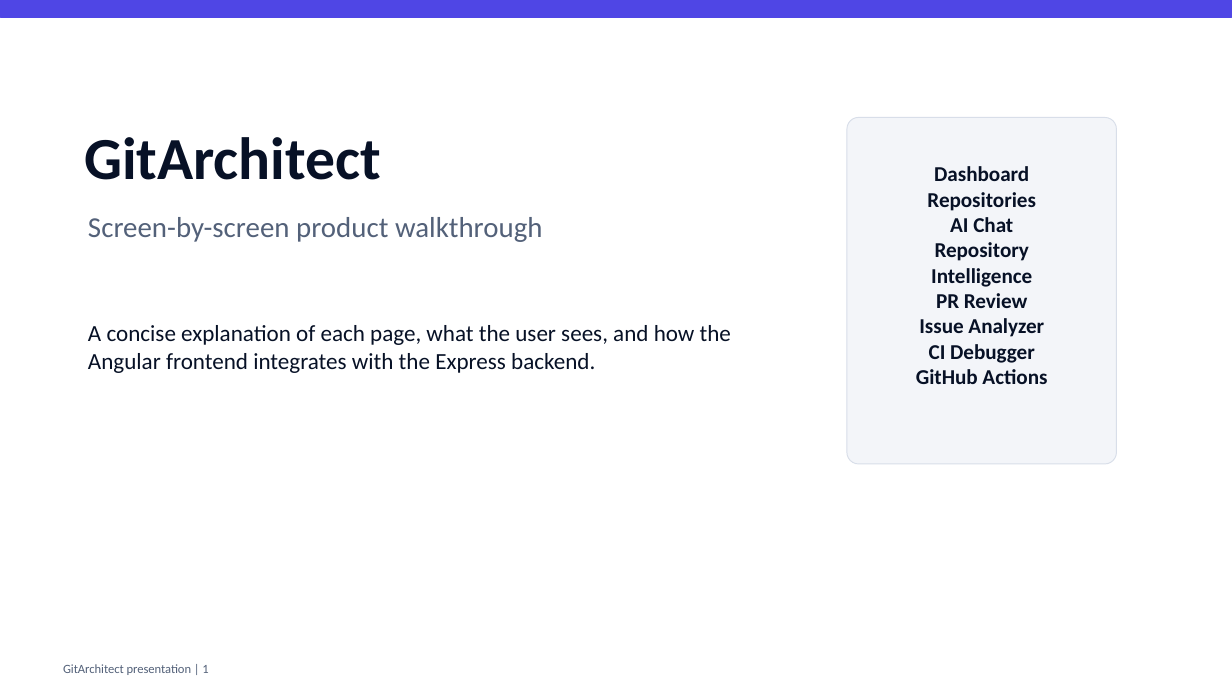
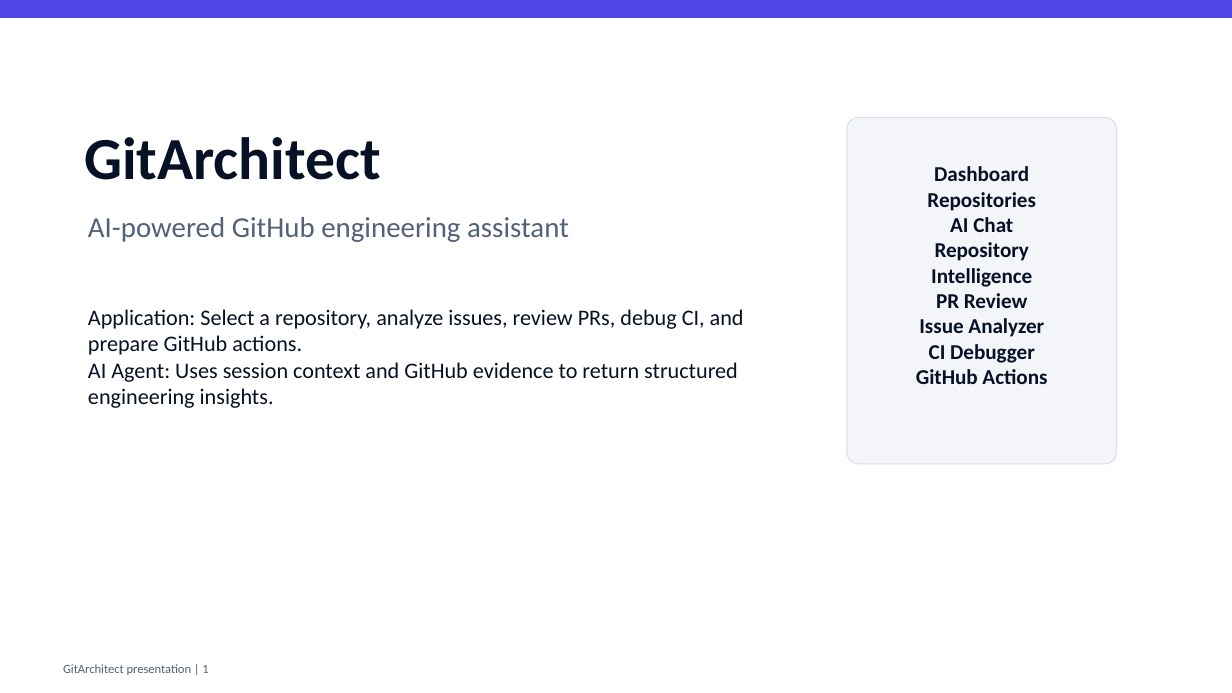
Before and after one commit to Dipak-Ahirav/MCP_GIT_Architect_Backend, a slide deck: slide 1 of GitArchitect_Screenshot_Walkthrough.pptx. Drawn at 1232x693 pixels with LibreOffice and Linux fonts; fonts in the diff are those of the drawing. Boxes give left, top, right and bottom in pixels: in the first picture for what was removed or moved away, otherwise in the second. Text is boxed around its words. In the diff, an @@ line names an element or a change of style, - is before the commit and + after.

```diff
--- a/GitArchitect_Screenshot_Walkthrough.pptx
+++ b/GitArchitect_Screenshot_Walkthrough.pptx
@@ text at [88, 217, 569, 242]: text changed @@
-Screen-by-screen product walkthrough
+AI-powered GitHub engineering assistant
@@ text at [88, 309, 744, 408]: text changed; size 18 to 17.2 pt @@
-A concise explanation of each page, what the user sees, and how the Angular frontend integrates with the Express backend.
+Application: Select a repository, analyze issues, review PRs, debug CI, and prepare GitHub actions.
+AI Agent: Uses session context and GitHub evidence to return structured engineering insights.
```
Also in this commit, not shown: 11 other slides changed, 2 slides added, 1 other file.
